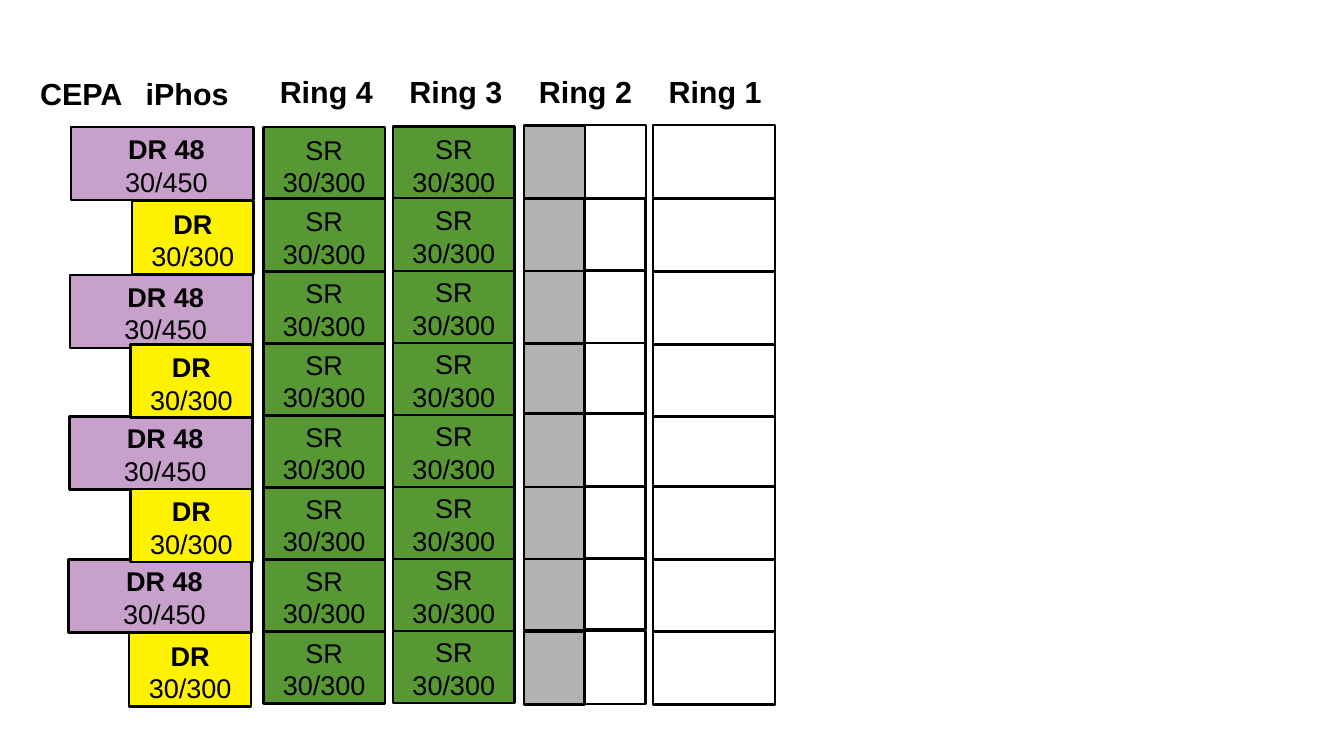
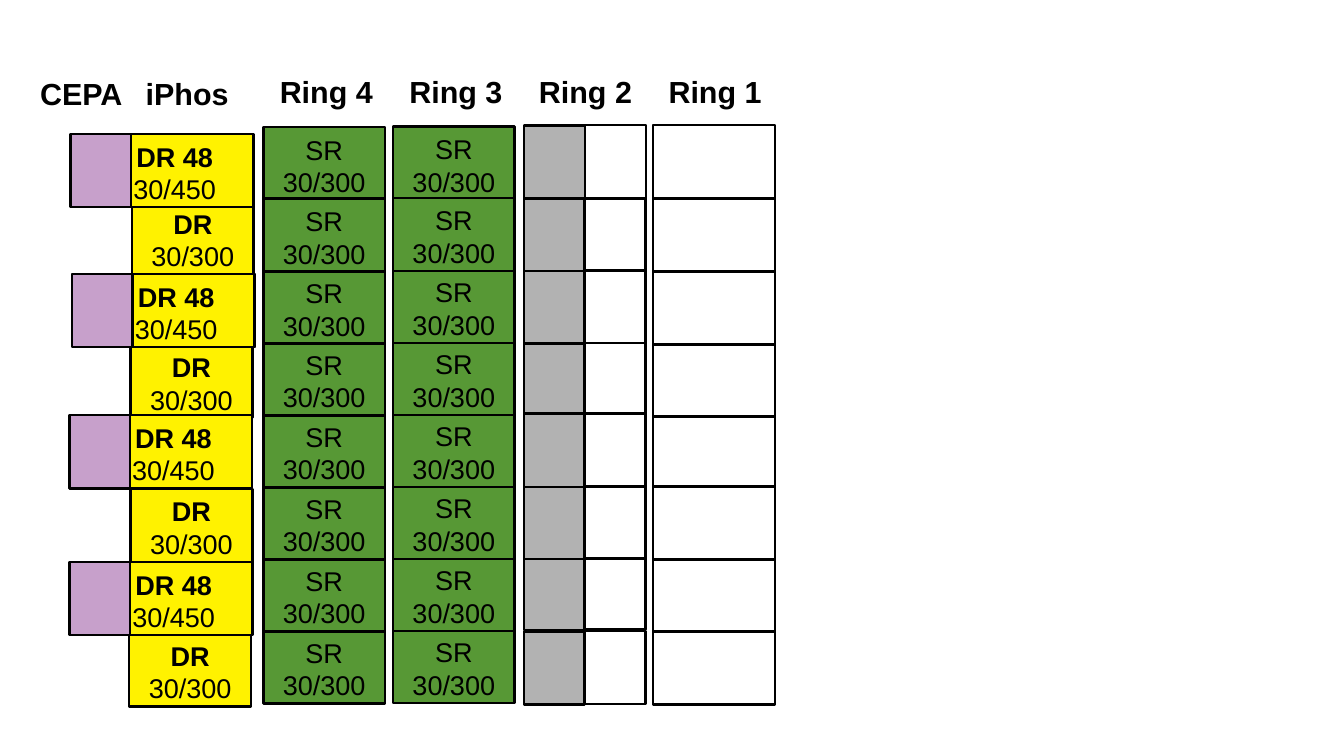
Before and after one commit to jenegger/r3bweek_24_paris, a slide deck: slide 4 of califa_what_we_need.odp. Drawn at 1344x756 pixels with LibreOffice and Linux fonts; fonts in the diff are those of the drawing. Boxes give left, top, right and bottom in pixels: in the first picture for what was removed or moved away, otherwise in the second. Text is boxed around its words. In the diff, an @@ line names an element or a change of style, - is before the commit and + after.

```diff
--- a/califa_what_we_need.odp
+++ b/califa_what_we_need.odp
@@ rectangle: place and size @@
-rectangle at [71, 127, 254, 200]
+rectangle at [71, 134, 254, 207]
@@ text "DR 48 30/450": place and size @@
-text "DR 48 30/450" at [125, 140, 208, 193]
+text "DR 48 30/450" at [133, 148, 216, 200]
@@ rectangle added at [132, 134, 254, 207], fill #FFF200, outline #000000 1.5 pt @@
@@ text "DR 48 30/450" rewrapped from [124, 288, 207, 344] to [135, 288, 218, 340] @@
@@ rectangle added at [133, 274, 255, 348], fill #FFF200, outline #000000 1.5 pt @@
@@ text "DR 48 30/450": place and size @@
-text "DR 48 30/450" at [124, 429, 207, 482]
+text "DR 48 30/450" at [132, 429, 215, 481]
@@ rectangle added at [130, 416, 252, 489], fill #FFF200, outline #000000 1.5 pt @@
@@ text "DR 48 30/450": place and size @@
-text "DR 48 30/450" at [123, 572, 206, 625]
+text "DR 48 30/450" at [132, 576, 215, 628]
@@ rectangle added at [130, 562, 252, 635], fill #FFF200, outline #000000 1.5 pt @@
```
Also in this commit, not shown: 3 other slides changed, 1 slide added, 7 other files.
